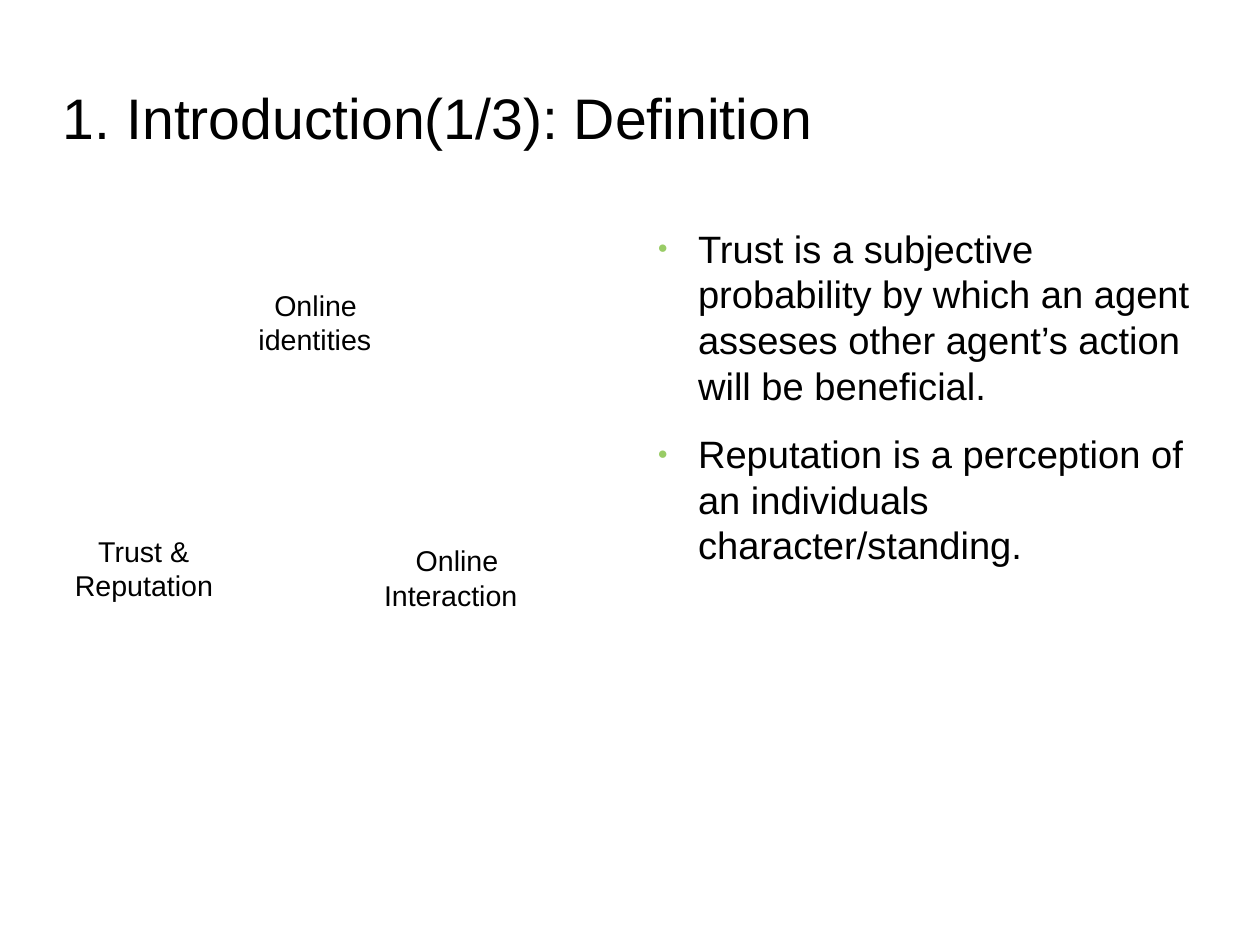
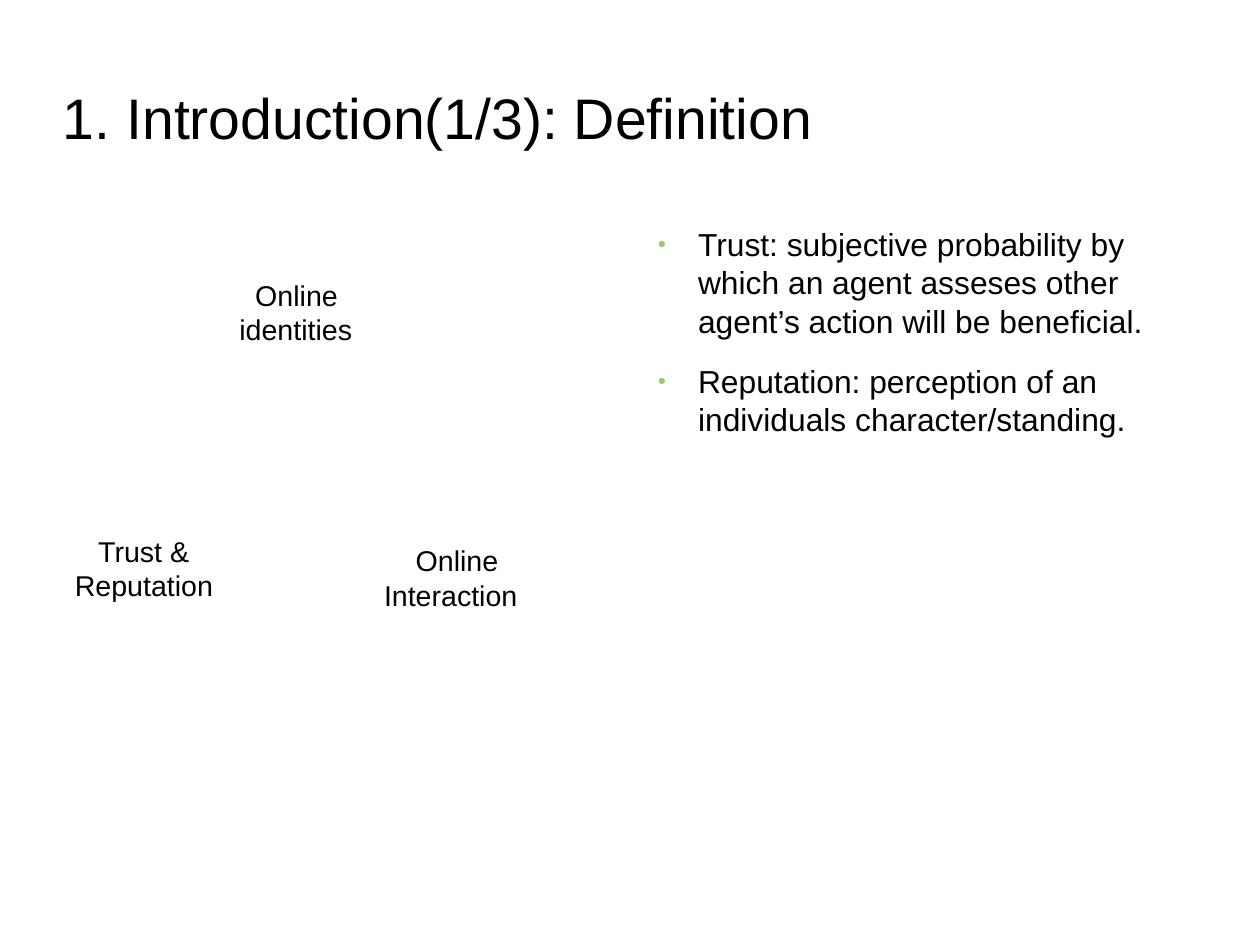
Before and after one commit to s2-t2/blockchain_reputation_system, a slide deck: slide 4 of documents/Presentation/Presentation.odp. Drawn at 1260x945 pixels with LibreOffice and Linux fonts; fonts in the diff are those of the drawing; background and template pictures are left out. Boxes give left, top, right and bottom in pixels: in the first picture for what was removed or moved away, otherwise in the second. Text is boxed around its words. In the diff, an @@ line names an element or a change of style, - is before the commit and + after.

Commit message:
presentation update

```diff
--- a/documents/Presentation/Presentation.odp
+++ b/documents/Presentation/Presentation.odp
@@ text at <box>698,233,1142,437</box>: text changed; size 24 to 20 pt @@
-● Trust is a subjective probability by which an agent asseses other agent’s action will be beneficial.
-● Reputation is a perception of an individuals character/standing.
+● Trust: subjective probability by which an agent asseses other agent’s action will be beneficial.
+● Reputation: perception of an individuals character/standing.
@@ text "Online identities": place and size @@
-text "Online identities" at <box>258,295,371,351</box>
+text "Online identities" at <box>239,285,352,341</box>
```
Also in this commit, not shown: 4 other slides changed, 1 slide added, 2 slides removed, 1 other file.
